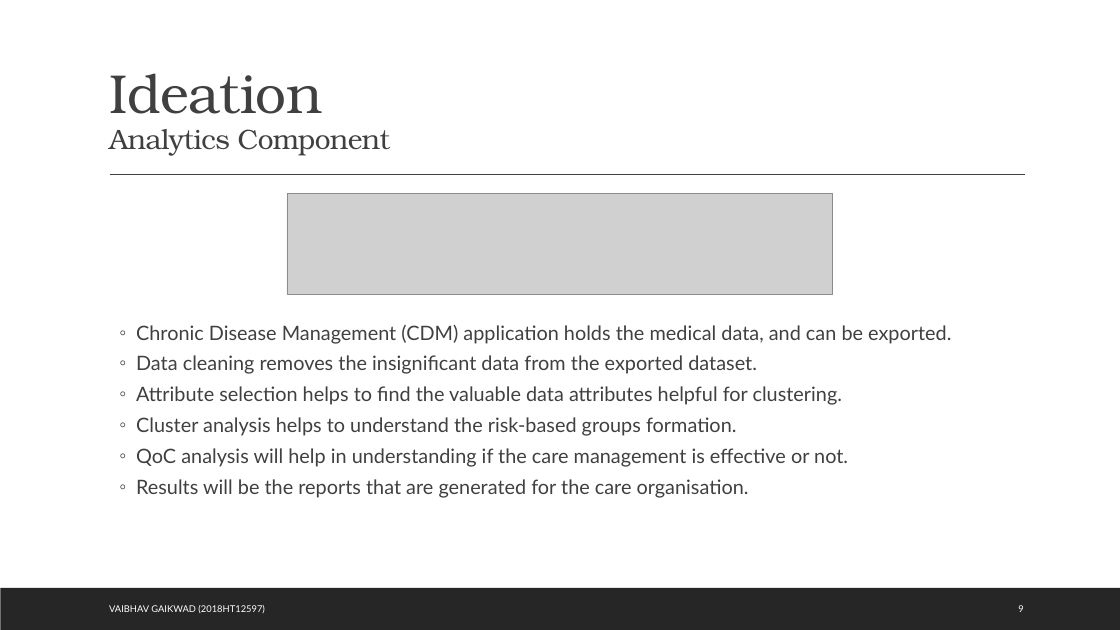
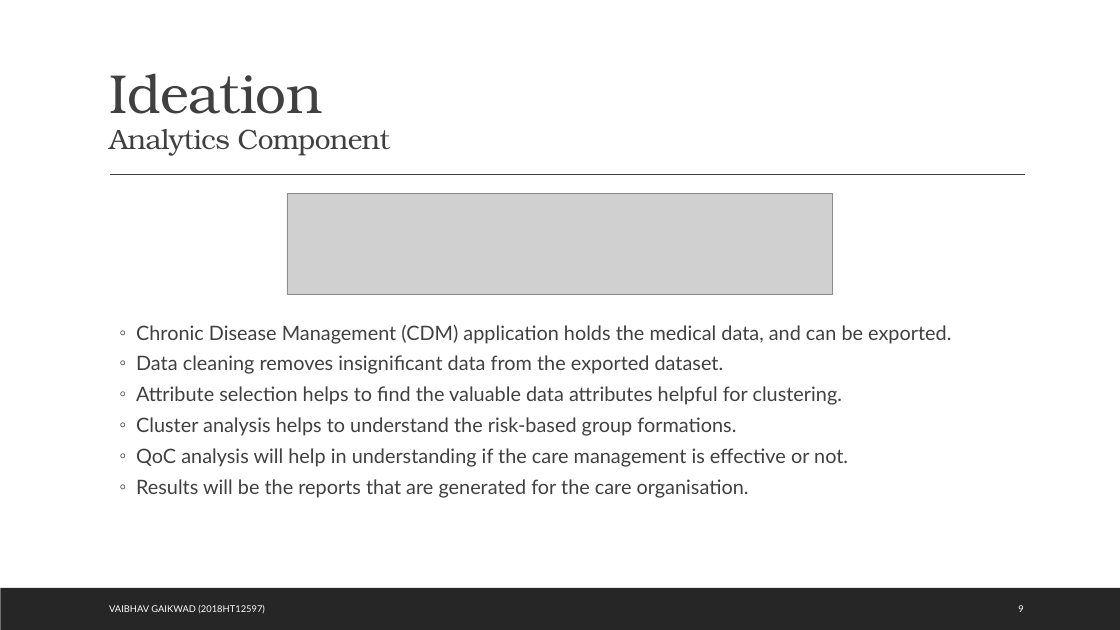
Before and after one commit to 767267/bits2018ht12597, a slide deck: slide 9 of docs/Quality of Care.pptx. Drawn at 1120x630 pixels with LibreOffice and Linux fonts; fonts in the diff are those of the drawing; grey boxes stand for pictures. Boxes give left, top, right and bottom in pixels: in the first picture for what was removed or moved away, otherwise in the second. Text is boxed around its words. In the diff, an @@ line names an element or a change of style, - is before the commit and + after.

```diff
--- a/docs/Quality of Care.pptx
+++ b/docs/Quality of Care.pptx
@@ text at [136,355,724,374]: text changed @@
-  ◦ Data cleaning removes the insignificant data from the exported dataset.
+  ◦ Data cleaning removes insignificant data from the exported dataset.
@@ text at [136,417,736,436]: text changed @@
-  ◦ Cluster analysis helps to understand the risk-based groups formation.
+  ◦ Cluster analysis helps to understand the risk-based group formations.
```
Also in this commit, not shown: 8 other slides changed, 2 other files.
